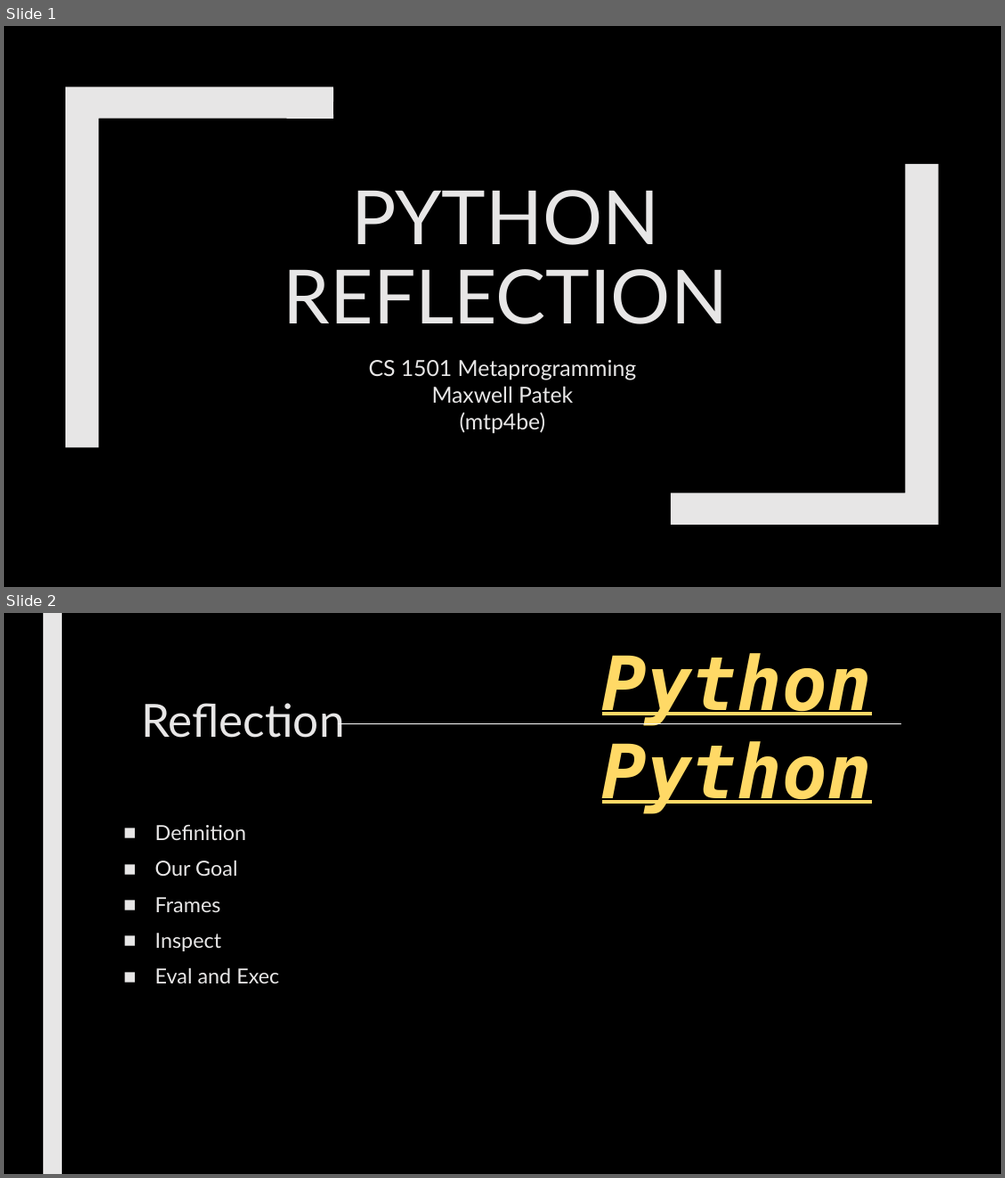
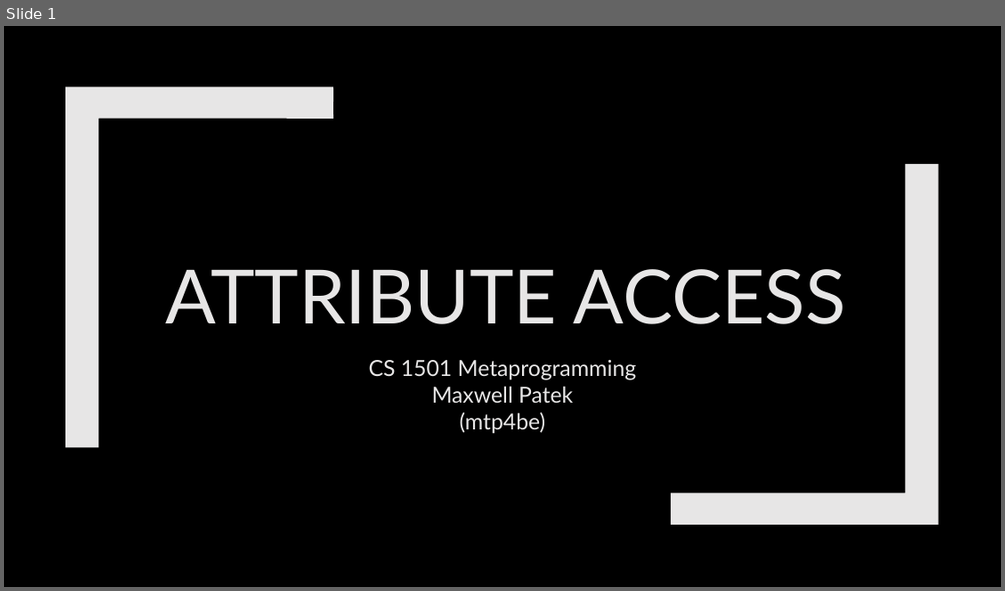
Before and after one commit to max7patek/metaprogramming, a slide deck: slides/07-AttributeAccess.pptx. Shown one above the other, each under a label of ours: slides 1 and 2 before the commit, slide 1 after it. The pictures are 1005x1178 and 1005x591 pixels, drawn with LibreOffice and Linux fonts; fonts in the diff are those of the drawing. Boxes give left, top, right and bottom in pixels: in the first picture for what was removed or moved away, otherwise in the second. Text is boxed around its words. In the diff, an @@ line names an element or a change of style, - is before the commit and + after.

Commit message:
added attribute and descriptor stuff

```diff
--- a/slides/07-AttributeAccess.pptx
+++ b/slides/07-AttributeAccess.pptx
@@ slide 2 removed at (x1=4, y1=613, x2=1001, y2=1174), background #000000 @@
@@ rectangle removed at (x1=43, y1=613, x2=62, y2=1174) @@
@@ text removed at (x1=602, y1=653, x2=872, y2=725) @@
-Python
@@ title removed at (x1=141, y1=703, x2=345, y2=738) @@
-Reflection
@@ line removed from (901, 723) to (338, 723) @@
@@ text removed at (x1=602, y1=741, x2=872, y2=813) @@
-Python
@@ text removed at (x1=155, y1=825, x2=279, y2=983) @@
-■ Definition
-■ Our Goal
-■ Frames
-■ Inspect
-■ Eval and Exec
@@ slide 1 changed as well @@
@@ title at (x1=165, y1=269, x2=846, y2=324): text changed @@
-PYTHON REFLECTION
+ATTRIBUTE ACCESS
```
Also in this commit, not shown: 18 slides added, 32 other slides removed, 1 other file.
